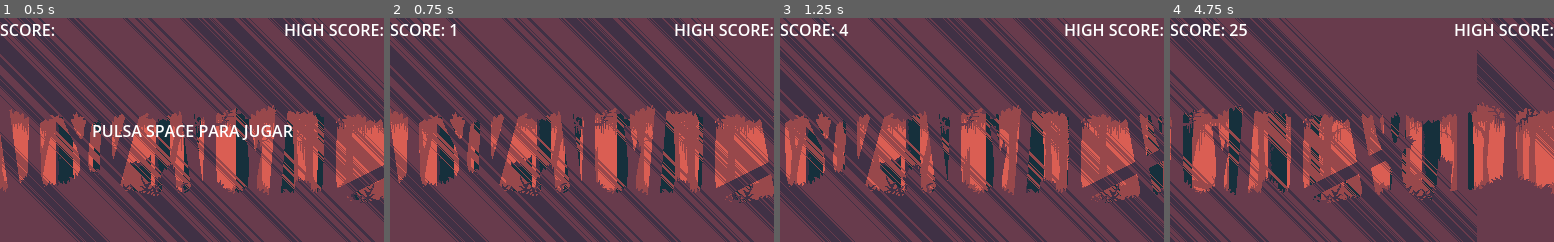
Above: before the commit, frames 1-4 (left to right).
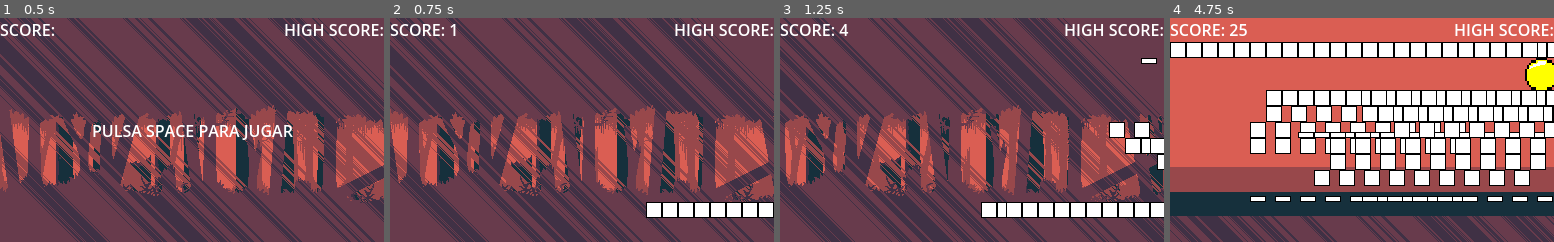
Above: after the commit, the same moments.

Repository: Laynt00/MalagaJam18
Game: Godot game, scene res://Scenes/World.tscn
Same seed, same stepped clock (60 frames per second), same inputs: the game is played once before the commit and once after it.
Inputs:
- Up to frame 1 (0.5 s): no input
- Up to frame 2 (0.75 s): tap Space (jump) at 0.5 s; hold Right (right) from 0.53 s (still down)
- Up to frame 3 (1.25 s): keep holding Right (right); tap Space (jump) at 0.77 s
- Up to frame 4 (4.75 s): tap Space (jump) at 1.52, 3.02, 3.77, 4.52 s; release Right (right) at 2.03 s; hold Left (left) 2.03-2.78 s; hold Right (right) 2.78-4.28 s; hold Left (left) from 4.28 s (still down)

Frame 1 is identical in both runs. In frame 2, 2.4% of the frame differs, in the area x 66-100%, y 82-90%; in frame 3, 5.0%; in frame 4, 89%, in the area x 0-100%, y 0-100%.
Error before the commit: Cannot call method 'instantiate' on a null value. (res://ChunkSpawner.gd:18)
Error after the commit: Attempt to call function 'prank' in base 'null instance' on a null instance. (res://pranks_manager.gd:11)

Commit message:
Mas cosas

Diff:
--- a/Chunk.gd
+++ b/Chunk.gd
@@ -2,8 +2,10 @@
 
 class_name  Chunk
 
-@export var speed = 50.0
+var speed = 50.0
 
 # Called every frame. 'delta' is the elapsed time since the previous frame.
-func _process(delta):
-	global_position.x -= speed
+func _physics_process(delta):
+	global_position.x -= speed * delta
+	if global_position.x < 0:
+		process_mode = Node.PROCESS_MODE_DISABLED
--- a/ChunkSpawner.gd
+++ b/ChunkSpawner.gd
@@ -1,5 +1,6 @@
 extends Node2D
 
+@export var speed = 10
 @export var spawn_place : Node2D
 @export var chunks : Array[PackedScene]
 var chunks_spawn = []
@@ -11,10 +12,13 @@
 	spawn_chunk()
 
 func spawn_chunk():
-	if chunks_spawn == null:
-		chunks_spawn = chunks
-	chunks_spawn.shuffle()
+	if chunks_spawn.size() == 0:
+		print("rellenar chunks_spawn")
+		chunks_spawn.append_array(chunks)
+		chunks_spawn.shuffle()
 	var chunk : PackedScene = chunks_spawn.pop_front()
 	var instance = chunk.instantiate()
 	instance.global_position = spawn_place.global_position
+	instance.speed = speed
 	get_parent().add_child(instance)
+	print("spawnea chunk: ", chunks_spawn.size())
--- /dev/null
+++ b/Faster.gd
@@ -0,0 +1,7 @@
+extends Node2D
+
+@export var speed_plus = 2
+
+func prank():
+	print("PranksManager: Faster TimeScale")
+	Engine.time_scale = speed_plus
--- /dev/null
+++ b/FieldOfView.gd
@@ -0,0 +1,5 @@
+extends Node2D
+
+func prank():
+	print("PranksManager: FieldOfView")
+	visible = true
--- a/Pranks/ControlChange.gd
+++ b/Pranks/ControlChange.gd
@@ -1,5 +1,6 @@
 extends Node2D
 
 func prank():
-		var player : Player = get_tree().get_first_node_in_group("Player")
-		player.reverse_controls()
+	print("PranksManager: ControlChange")
+	var player : Player = get_tree().get_first_node_in_group("Player")
+	player.reverse_controls()
--- a/Pranks/ScrollFaster.gd
+++ b/Pranks/ScrollFaster.gd
@@ -1,10 +1,13 @@
 extends Node2D
 
-@export var motion_scale_increase = 0.2
+@export var motion_scale_increase = 1.0
+@export var speed_increase = 20
+@onready var chunk_spawner = $"../../ChunkSpawner"
 
 func prank():
-		var parallax = get_tree().get_first_node_in_group("Parallax")
-		#Velocidad de movimiento de los chunks más rápidp
-		for pl in parallax.get_children():
-			if pl is ParallaxLayer:
-				(pl as ParallaxLayer).motion_scale += motion_scale_increase
+	print("PranksManager: ScrollFaster")
+	chunk_spawner.speed = speed_increase
+	var parallax = get_tree().get_first_node_in_group("Parallax")
+	for pl in parallax.get_children():
+		if pl is ParallaxLayer:
+			(pl as ParallaxLayer).motion_scale = Vector2(motion_scale_increase, motion_scale_increase)
--- /dev/null
+++ b/Pranks/blur.gd
@@ -0,0 +1,5 @@
+extends Node2D
+
+func prank():
+	print("Blur")
+	visible = true
--- a/Pranks/blur.tscn
+++ b/Pranks/blur.tscn
@@ -1,26 +1,17 @@
 [gd_scene load_steps=4 format=3 uid="uid://d13aa6negpbx"]
 
+[ext_resource type="Script" path="res://Pranks/blur.gd" id="1_bci0q"]
 [ext_resource type="Shader" path="res://Pranks/Blurry.gdshader" id="1_uylfw"]
-[ext_resource type="Texture2D" uid="uid://d4lg5d7d2grxm" path="res://icon.svg" id="2_5rnl0"]
 
 [sub_resource type="ShaderMaterial" id="ShaderMaterial_wlxmw"]
 shader = ExtResource("1_uylfw")
 shader_parameter/lod = 0.799
 
 [node name="Blur" type="Node2D"]
-
-[node name="Sprite2D" type="Sprite2D" parent="."]
-position = Vector2(199, 70)
-scale = Vector2(0.875, 0.875)
-texture = ExtResource("2_5rnl0")
+script = ExtResource("1_bci0q")
 
 [node name="ColorRect" type="ColorRect" parent="."]
 material = SubResource("ShaderMaterial_wlxmw")
 offset_top = 1.52588e-05
 offset_right = 384.0
 offset_bottom = 224.0
-
-[node name="Sprite2D2" type="Sprite2D" parent="."]
-position = Vector2(80, 136)
-scale = Vector2(0.875, 0.875)
-texture = ExtResource("2_5rnl0")
--- /dev/null
+++ b/ReversedScreen.gd
@@ -0,0 +1,8 @@
+extends Node2D
+
+@export var duration = 2
+
+func prank():
+	print("PranksManager: ReversedScreen")
+	var cam : Camera2D = get_tree().get_first_node_in_group("Camera")
+	cam.zoom = Vector2(cam.zoom.x * -1, cam.zoom.y * -1)
--- a/Scenes/World.tscn
+++ b/Scenes/World.tscn
@@ -6,6 +6,15 @@
 [ext_resource type="PackedScene" uid="uid://dc3n1e8fuhnkv" path="res://UI/Paralax.tscn" id="3_qx8j1"]
 [ext_resource type="PackedScene" uid="uid://dyykk06sfykf" path="res://UI/hud.tscn" id="5_6jvrk"]
 [ext_resource type="PackedScene" uid="uid://c2f4k8jwqmrx0" path="res://chunk_spawner.tscn" id="6_gl01n"]
+[ext_resource type="PackedScene" uid="uid://dvugj455mieug" path="res://chunk_test.tscn" id="7_63sms"]
+[ext_resource type="PackedScene" uid="uid://bxrjypnh88ehm" path="res://pranks_manager.tscn" id="8_wualt"]
+[ext_resource type="PackedScene" uid="uid://di6n32relq1ka" path="res://Pranks/control_change.tscn" id="9_o3xji"]
+[ext_resource type="PackedScene" uid="uid://cye6o3ll4gi5v" path="res://Pranks/faster.tscn" id="10_tdnid"]
+[ext_resource type="PackedScene" uid="uid://bdjgajffbv0ow" path="res://Pranks/field_of_view.tscn" id="11_gn3yd"]
+[ext_resource type="PackedScene" uid="uid://uaodqthdgfwp" path="res://Pranks/reversed_screem.tscn" id="12_gvbyw"]
+[ext_resource type="PackedScene" uid="uid://dr4c26uhm2nr" path="res://Pranks/scroll_faster.tscn" id="13_85ut7"]
+[ext_resource type="PackedScene" uid="uid://dcy0fbisutd4h" path="res://Pranks/zoom_in.tscn" id="14_g3lal"]
+[ext_resource type="PackedScene" uid="uid://d13aa6negpbx" path="res://Pranks/blur.tscn" id="15_r1kgp"]
 
 [node name="World" type="Node2D"]
 script = ExtResource("1_d0edc")
@@ -16,16 +25,42 @@
 position = Vector2(288, 269)
 
 [node name="Player" parent="." instance=ExtResource("1_vnt3u")]
-position = Vector2(32, 236)
+position = Vector2(32, 176)
 
 [node name="Camera2D" type="Camera2D" parent="." groups=["Camera"]]
 position = Vector2(192, 112)
 
 [node name="HUD" parent="." instance=ExtResource("5_6jvrk")]
 
-[node name="ChunkSpawner" parent="." node_paths=PackedStringArray("spawn_place") instance=ExtResource("6_gl01n")]
-spawn_place = NodePath("../Spanw_Position")
-
 [node name="Spanw_Position" type="Marker2D" parent="."]
 position = Vector2(384, 0)
 gizmo_extents = 123.4
+
+[node name="ChunkSpawner" parent="." node_paths=PackedStringArray("spawn_place") instance=ExtResource("6_gl01n")]
+speed = 50
+spawn_place = NodePath("../Spanw_Position")
+chunks = Array[PackedScene]([ExtResource("7_63sms"), ExtResource("7_63sms"), ExtResource("7_63sms")])
+
+[node name="PranksManager" parent="." node_paths=PackedStringArray("pranks") instance=ExtResource("8_wualt")]
+pranks = [NodePath("ScrollFaster"), NodePath("ControlChange"), NodePath("Faster"), NodePath("FieldOfView"), NodePath("ReversedScreen"), NodePath("ZoomIn"), NodePath("Blur")]
+
+[node name="ScrollFaster" parent="PranksManager" instance=ExtResource("13_85ut7")]
+visible = false
+
+[node name="ControlChange" parent="PranksManager" instance=ExtResource("9_o3xji")]
+visible = false
+
+[node name="Faster" parent="PranksManager" instance=ExtResource("10_tdnid")]
+visible = false
+
+[node name="FieldOfView" parent="PranksManager" instance=ExtResource("11_gn3yd")]
+visible = false
+
+[node name="ReversedScreen" parent="PranksManager" instance=ExtResource("12_gvbyw")]
+visible = false
+
+[node name="ZoomIn" parent="PranksManager" instance=ExtResource("14_g3lal")]
+visible = false
+
+[node name="Blur" parent="PranksManager" instance=ExtResource("15_r1kgp")]
+visible = false
--- /dev/null
+++ b/ZoomIn.gd
@@ -0,0 +1,11 @@
+extends Node2D
+
+@export var zoom_new = 2
+@export var zoom_duration = 2
+
+func prank():
+	print("PranksManager: ZoomIn")
+	var cam : Camera2D = get_tree().get_first_node_in_group("Camera")
+	var tween : Tween = create_tween()
+	tween.tween_property(cam, "zoom", zoom_new, zoom_duration)
+	cam.zoom = Vector2(zoom_new, zoom_new)
--- a/chunk_spawner.tscn
+++ b/chunk_spawner.tscn
@@ -6,6 +6,7 @@
 script = ExtResource("1_l4hej")
 
 [node name="Timer" type="Timer" parent="."]
+wait_time = 0.5
 autostart = true
 
 [connection signal="timeout" from="Timer" to="." method="_on_timer_timeout"]
--- /dev/null
+++ b/chunk_test.tscn
@@ -0,0 +1,24 @@
+[gd_scene load_steps=5 format=3 uid="uid://dvugj455mieug"]
+
+[ext_resource type="PackedScene" uid="uid://xc4snxivhoc0" path="res://chunk.tscn" id="1_ddtbj"]
+[ext_resource type="Texture2D" uid="uid://bevbg1pgrmdae" path="res://tiles_placeholder.png" id="2_a48mw"]
+
+[sub_resource type="TileSetAtlasSource" id="TileSetAtlasSource_vnmf1"]
+texture = ExtResource("2_a48mw")
+0:0/0 = 0
+0:0/0/physics_layer_0/linear_velocity = Vector2(0, 0)
+0:0/0/physics_layer_0/angular_velocity = 0.0
+0:0/0/physics_layer_0/polygon_0/points = PackedVector2Array(-8, -8, 8, -8, 8, 8, -8, 8)
+1:0/0 = 0
+1:0/0/physics_layer_0/linear_velocity = Vector2(0, 0)
+1:0/0/physics_layer_0/angular_velocity = 0.0
+1:0/0/physics_layer_0/polygon_0/points = PackedVector2Array(-8, -8, -8, -2, 8, -2, 8, -8)
+1:0/0/physics_layer_0/polygon_0/one_way = true
+
+[sub_resource type="TileSet" id="TileSet_0fs2r"]
+physics_layer_0/collision_layer = 1
+sources/0 = SubResource("TileSetAtlasSource_vnmf1")
+
+[node name="Chunk" instance=ExtResource("1_ddtbj")]
+tile_set = SubResource("TileSet_0fs2r")
+layer_0/tile_data = PackedInt32Array(851968, 0, 0, 851969, 0, 0, 851970, 0, 0, 851971, 0, 0, 851972, 0, 0, 851973, 0, 0, 851974, 0, 0, 851975, 0, 0, 851976, 0, 0, 851977, 0, 0, 851978, 0, 0, 851979, 0, 0, 851980, 0, 0, 851981, 0, 0, 851982, 0, 0, 851983, 0, 0, 851984, 0, 0, 851985, 0, 0, 851986, 0, 0, 851987, 0, 0, 851988, 0, 0, 851989, 0, 0, 851990, 0, 0, 851991, 0, 0, 262154, 65536, 0, 262161, 65536, 0, 524296, 0, 0, 589833, 0, 0, 589834, 0, 0, 655371, 0, 0, 655372, 0, 0, 655373, 0, 0, 655374, 0, 0, 655375, 0, 0, 655376, 0, 0, 589840, 0, 0, 524305, 0, 0, 458769, 0, 0, 327693, 0, 0, 524301, 65536, 0, 524302, 65536, 0, 524300, 65536, 0, 458764, 0, 0, 393228, 0, 0)
--- /dev/null
+++ b/pranks_manager.gd
@@ -0,0 +1,11 @@
+extends Node2D
+
+@export var pranks : Array[Node2D]
+
+func _ready():
+	pranks.shuffle()
+
+func _on_timer_timeout():
+	if pranks.size() != 0:
+		var p = pranks.pop_front()
+		p.prank()
--- /dev/null
+++ b/pranks_manager.tscn
@@ -0,0 +1,11 @@
+[gd_scene load_steps=2 format=3 uid="uid://bxrjypnh88ehm"]
+
+[ext_resource type="Script" path="res://pranks_manager.gd" id="1_h0k6k"]
+
+[node name="PranksManager" type="Node2D"]
+script = ExtResource("1_h0k6k")
+
+[node name="Timer" type="Timer" parent="."]
+autostart = true
+
+[connection signal="timeout" from="Timer" to="." method="_on_timer_timeout"]
Not shown: 1 places in Scenes/World.tscn that only renumber resources
Binary file added: tiles_placeholder.aseprite
Binary file added: tiles_placeholder.png
Not shown, added: tiles_placeholder.png.import
